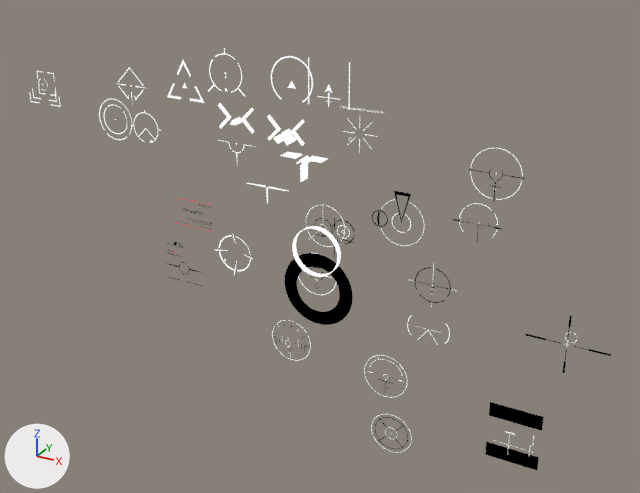
The Blender file [workfiles]/reticle.blend as it was, and as the next commit left it.
One viewpoint serves both versions: a camera (50 mm lens) standing at (69.2, -104.2, 53.9) and looking at (12.8, -1.6, 2.6). Lighting does not change. The marker at lower left points along +X, +Y and +Z. Text is drawn in Blender's own font.

Names of what the first picture shows: 'Border', 'Circle.002', 'Scope2', 'holo', 'okp', 't1', 'thermal'.
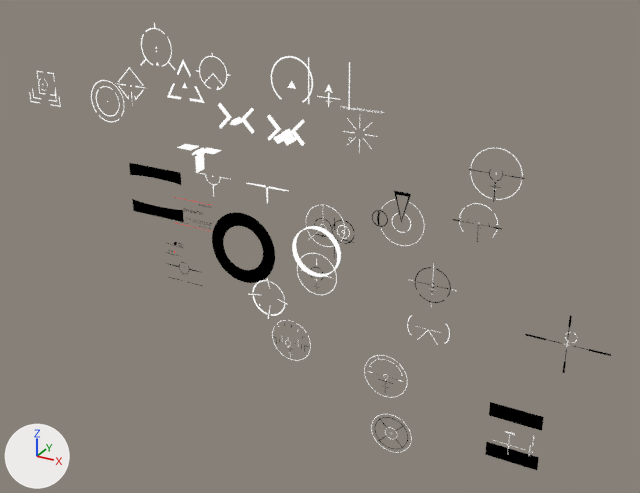
Pixel boxes (x1, y1, x2, y2) of what changed, in the pictures (640 x 493 px):
'Border', moved
    before: (285, 253, 353, 325)
    after: (212, 212, 275, 283)
'Plane.004', added
    after: (129, 163, 184, 222)
'okp', moved
    before: (280, 152, 328, 182)
    after: (177, 144, 222, 173)
'reddit', moved
    before: (99, 98, 132, 140)
    after: (91, 80, 124, 122)
't1', moved
    before: (215, 233, 253, 275)
    after: (248, 278, 287, 319)
'holo', moved
    before: (208, 48, 245, 97)
    after: (140, 23, 175, 70)
'Circle.002', moved
    before: (131, 110, 161, 143)
    after: (196, 53, 230, 90)
'Circle.001', moved
    before: (219, 140, 257, 159)
    after: (197, 172, 229, 195)

The change, as a list of edits to the scene's bpy script:
```text
Add me_plane_007:
    me_plane_007.from_pydata(...)  # 72 vertices, 34 faces; spans x -4.96..4.96, y -2.5, z -4.05..4.05
    me_plane_007.materials.append(mat_black)
Change ob_border:
    ob_border.location: (12.9, 0.0, -3.8) -> (0.0, 0.0, 0.0)
Change ob_okp:
    ob_okp.location: (10.5, 0.0, 15.9) -> (-6.8, -0.7, 14.6)
Change ob_holo:
    ob_holo.location: (-2.9, 0.0, 25.9) -> (-14.0, -1.2, 28.6)
Change ob_reddit:
    ob_reddit.location: (-24.2, 0.0, 16.3) -> (-24.9, -0.7, 19.2)
Change ob_t1:
    ob_t1.location: (0.0, 0.0, 0.0) -> (5.8, 0.0, -6.0)
Change ob_circle_001:
    ob_circle_001.location: (-0.8, 0.0, 16.1) -> (-4.7, -0.8, 10.7)
Change ob_circle_002:
    ob_circle_002.location: (-17.3, 0.0, 16.2) -> (-3.5, -1.0, 26.3)
Add ob_plane_004:
    ob_plane_004 = bpy.data.objects.new('Plane.004', me_plane_007)
    ob_plane_004.location = (-15.8, 0.0, 6.1)
```
